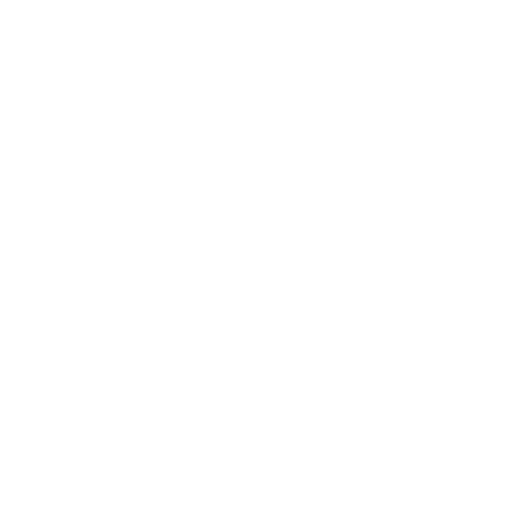
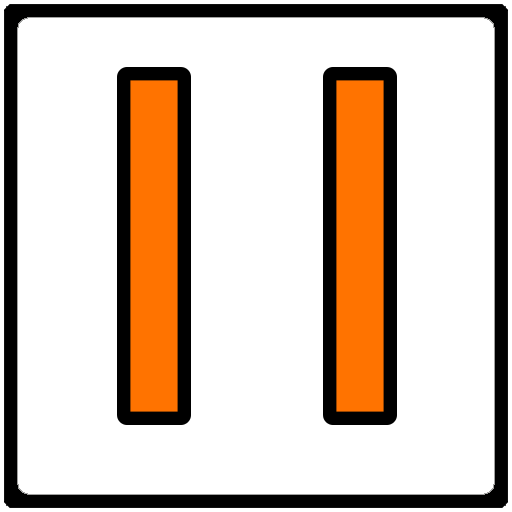
Revision of a layered 512 × 512 image; what changed, layer by layer:
added layer "Rounded Rectangle 3" above "Layer 5" over (117, 67, 397, 425)
showed "Rounded Rectangle 2" over (4, 4, 508, 508)
